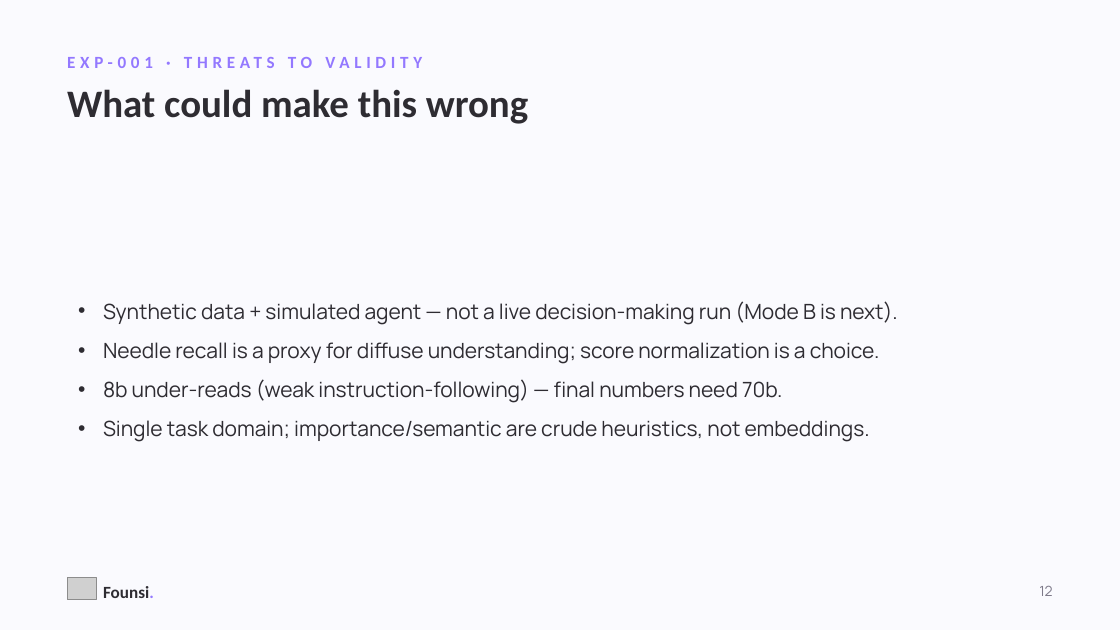
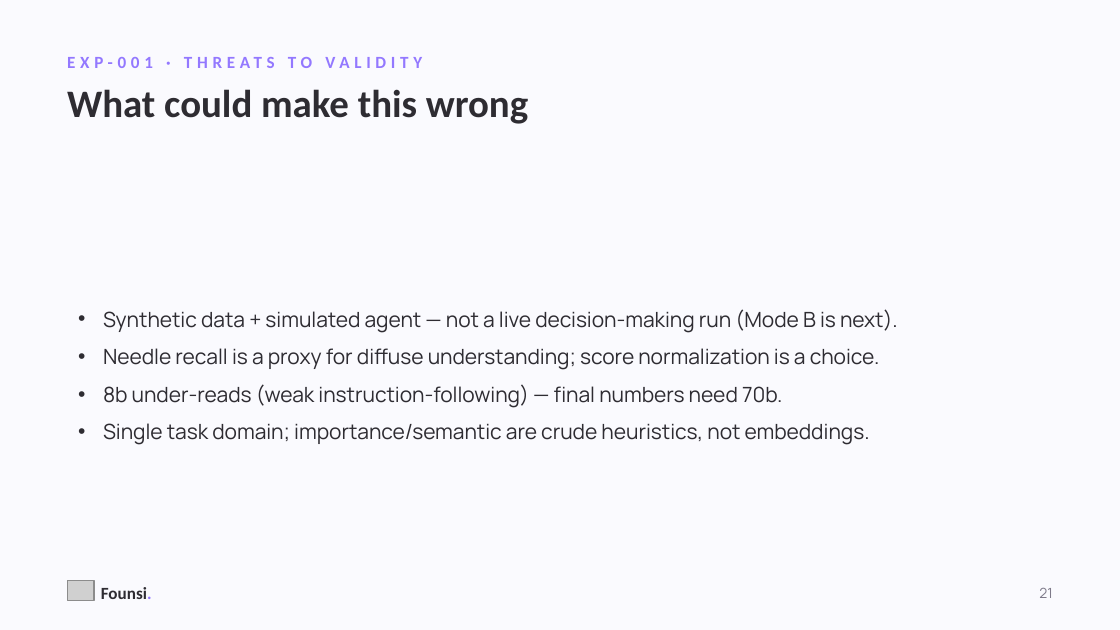
Before and after one commit to kanishkpatel1995/agent-harness, a slide deck: slide 21 of presentation/founsi-context-engineering.pptx (slide 17 before the commit). Drawn at 1120x630 pixels with LibreOffice and Linux fonts; fonts in the diff are those of the drawing; grey boxes stand for pictures. Boxes give left, top, right and bottom in pixels: in the first picture for what was removed or moved away, otherwise in the second. Text is boxed around its words. In the diff, an @@ line names an element or a change of style, - is before the commit and + after.

```diff
--- a/presentation/founsi-context-engineering.pptx
+++ b/presentation/founsi-context-engineering.pptx
@@ text "Synthetic data + simulated agent ..." at (103, 309, 898, 445): less space between paragraphs @@
@@ text at (1039, 588, 1052, 598): text changed @@
-12
+21
```
Also in this commit, not shown: 13 other slides changed, 11 slides added, 5 slides removed, 7 other files.
